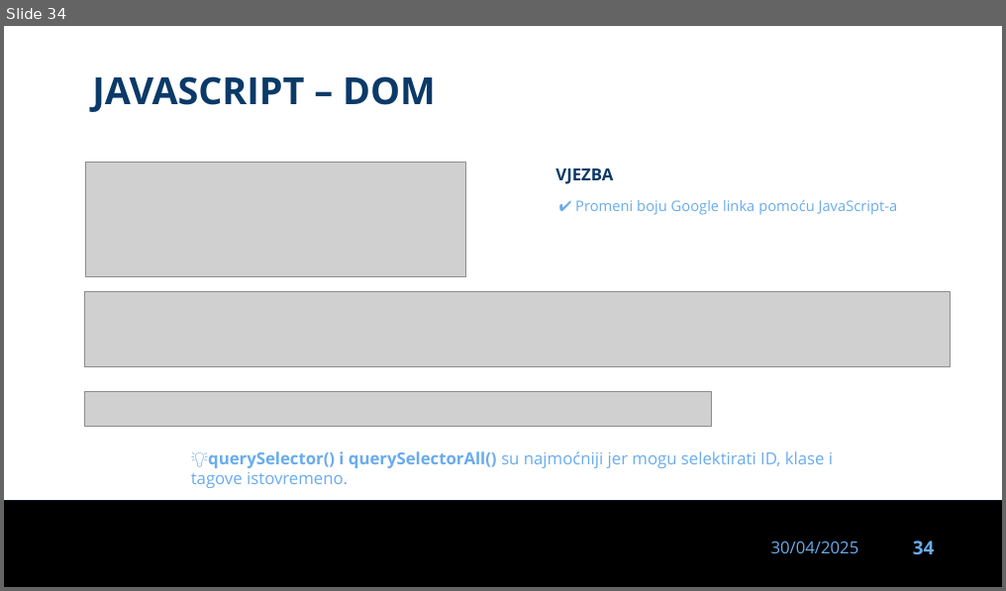
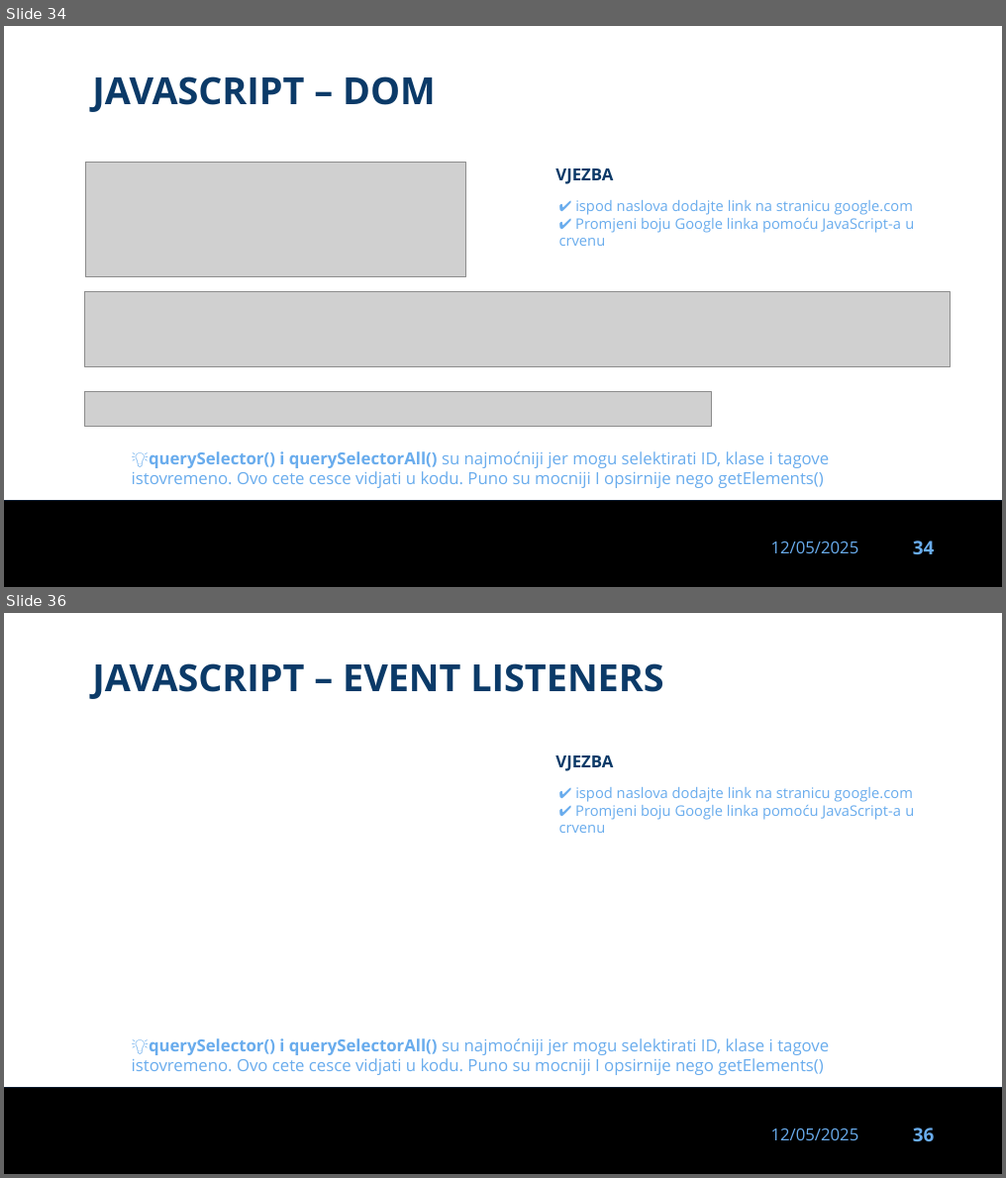
Before and after one commit to dinoDuvnjak/CTK, a slide deck: Bootcamp/javascript-uvod/javascript-uvod.pptx. Shown one above the other, each under a label of ours: slide 34 before the commit, slides 34 and 36 after it; the slides between them are not shown. The pictures are 1006x591 and 1006x1178 pixels, drawn with LibreOffice and Linux fonts; fonts in the diff are those of the drawing; grey boxes stand for pictures; background and template pictures are left out. Boxes give left, top, right and bottom in pixels: in the first picture for what was removed or moved away, otherwise in the second. Text is boxed around its words. In the diff, an @@ line names an element or a change of style, - is before the commit and + after.

```diff
--- a/Bootcamp/javascript-uvod/javascript-uvod.pptx
+++ b/Bootcamp/javascript-uvod/javascript-uvod.pptx
@@ slide 36 added at [4,613,1002,1174], background #FFFFFF; not listed: 3 template elements that a slide beside it also shows @@
@@ text added at [92,663,663,699], 36 pt, text #0B3A68, bold @@
+JAVASCRIPT – EVENT LISTENERS
@@ text added at [555,756,613,771], 16 pt, text #0B3A68, bold @@
+VJEZBA
@@ text added at [559,787,914,833], 14 pt, text #69ACED @@
+✔ ispod naslova dodajte link na stranicu google.com
+✔ Promjeni boju Google linka pomoću JavaScript-a u crvenu
@@ text added at [132,1039,829,1075], 16 pt, text #69ACED @@
+💡querySelector() i querySelectorAll() su najmoćniji jer mogu selektirati ID, klase i tagove istovremeno. Ovo cete cesce vidjati u kodu. Puno su mocniji I opsirnije nego getElements()
@@ slide 34 changed as well @@
@@ text at [559,200,914,246]: text changed @@
-✔ Promeni boju Google linka pomoću JavaScript-a
+✔ ispod naslova dodajte link na stranicu google.com
+✔ Promjeni boju Google linka pomoću JavaScript-a u crvenu
@@ text at [132,452,829,488]: text changed @@
-💡querySelector() i querySelectorAll() su najmoćniji jer mogu selektirati ID, klase i tagove istovremeno.
+💡querySelector() i querySelectorAll() su najmoćniji jer mogu selektirati ID, klase i tagove istovremeno. Ovo cete cesce vidjati u kodu. Puno su mocniji I opsirnije nego getElements()
@@ text at [771,542,859,554]: text changed @@
-30/04/2025
+12/05/2025
```
Also in this commit, not shown: 33 other slides changed, 1 other slide added, 1 slide removed, 28 other files.
